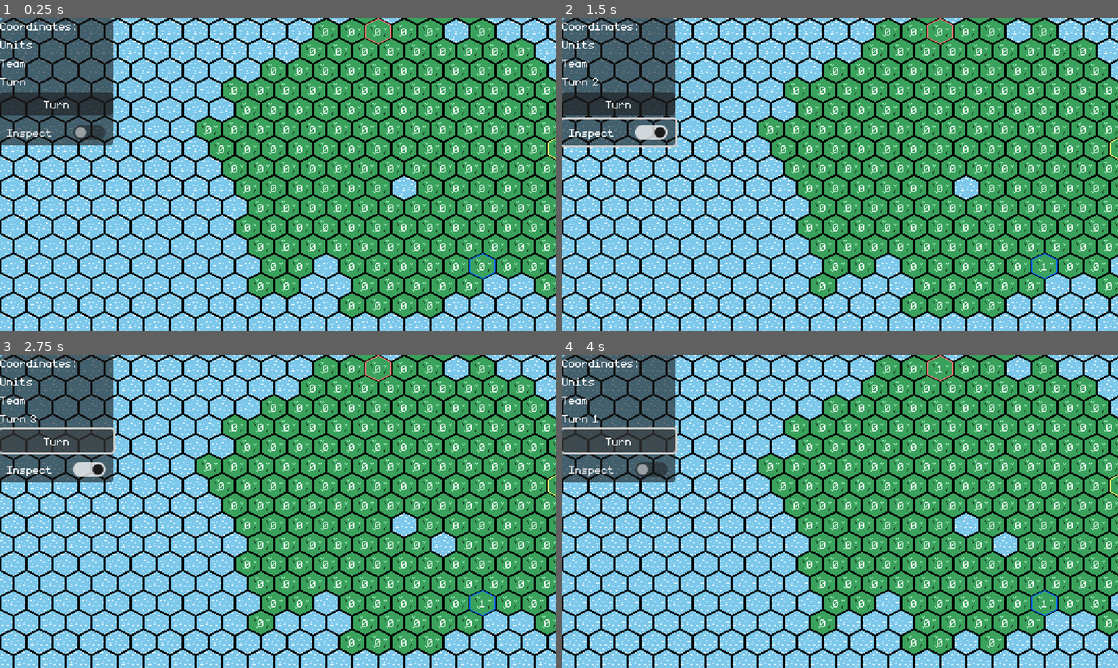
Above: before the commit, frames 1-4 (two rows, left to right).
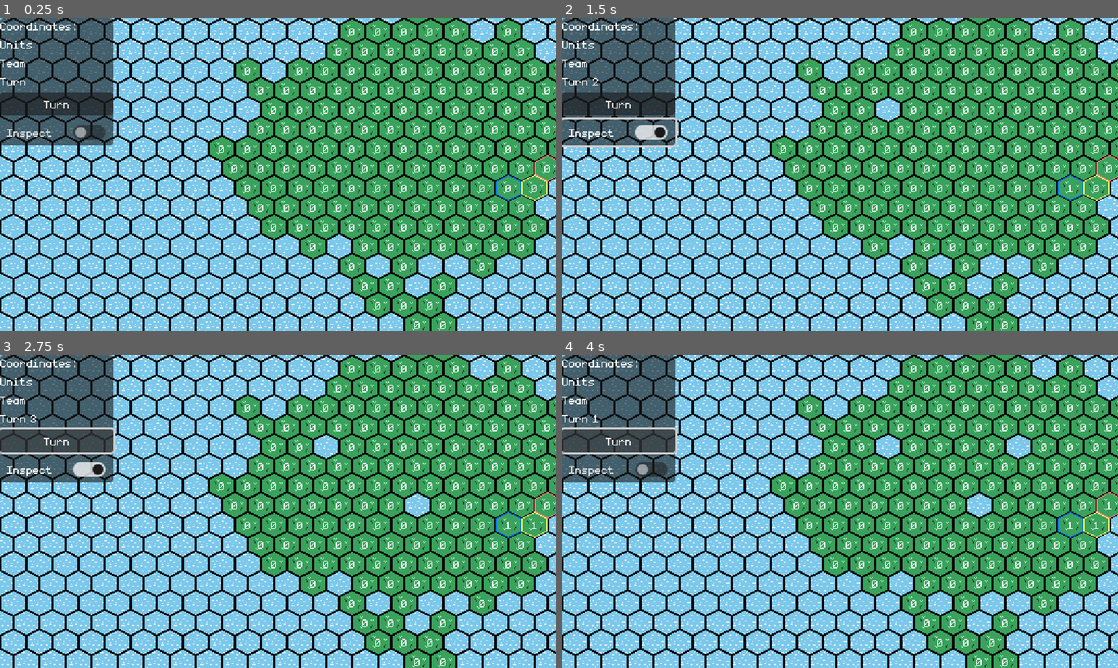
Above: after the commit, the same moments.

Repository: feored/LD54
Game: Godot game, scene res://scenes/main.tscn
Two runs of this game, one before a commit and one after it. Both use one fixed random seed, a clock stepped at 60 frames per second and the inputs below.
Inputs:
- Up to frame 1 (0.25 s): no input
- Up to frame 2 (1.5 s): click "Turn" at 0.5 s; click "Inspect" at 1.25 s
- Up to frame 3 (2.75 s): click "Turn" at 2 s
- Up to frame 4 (4 s): click "Inspect" at 2.75 s; click "Turn" at 3.5 s

The runs differ from the first frame. In frame 1, 8.5% of the frame differs, in the area x 35-100%, y 0-100%; in frame 2, 8.5%; in frame 3, 9.0%; in frame 4, 9.5%.

Commit message:
fix camera and island size

Diff:
--- a/constants.gd
+++ b/constants.gd
@@ -2,7 +2,8 @@
 
 const TILE_SIZE = 24
 const WORLD_CENTER = Vector2i(512 / 24 / 2, 288 / 24 / 2)
-const WORLD_BOUNDS = Vector2i(20, 15)
+const WORLD_BOUNDS = Vector2i(15, 10)
+const WORLD_CAMERA_BOUNDS = Vector2i(25, 20)
 
 const TILE_GRASS = 1
 const TILE_WATER = 0
--- a/scenes/camera/Camera2D.gd
+++ b/scenes/camera/Camera2D.gd
@@ -3,7 +3,7 @@
 const edge = 24
 const step = 2
 
-const limit = 72
+const limit = 240
 
 @onready var viewport_size = get_viewport().content_scale_size
 
--- a/scenes/main.gd
+++ b/scenes/main.gd
@@ -48,7 +48,7 @@
 		update_display()
 		return
 	var current_team = self.teams[self.turn]
-	if (clicked_tile != null && clicked_tile.team == current_team):
+	if (clicked_tile != null and clicked_tile.team == current_team):
 		if (new_clicked_tile.team == current_team):
 			if (clicked_tile.units > 1):
 				new_clicked_tile.set_units(new_clicked_tile.units +  clicked_tile.units -1)
--- a/utils.gd
+++ b/utils.gd
@@ -32,4 +32,7 @@
 			return TileSet.CELL_NEIGHBOR_BOTTOM_RIGHT_SIDE;
 
 func is_in_world(cell):
-	return cell.x > -Constants.WORLD_BOUNDS.x && cell.x < Constants.WORLD_BOUNDS.x && cell.y > -Constants.WORLD_BOUNDS.y && cell.y < Constants.WORLD_BOUNDS.y
+	return cell.x > -Constants.WORLD_BOUNDS.x + Constants.WORLD_CENTER.x \
+	and cell.x < Constants.WORLD_BOUNDS.x + Constants.WORLD_CENTER.x \
+	and cell.y > -Constants.WORLD_BOUNDS.y + Constants.WORLD_CENTER.y \
+	and cell.y < Constants.WORLD_BOUNDS.y + Constants.WORLD_CENTER.y
--- a/world/gen.gd
+++ b/world/gen.gd
@@ -4,6 +4,7 @@
 
 var tile = preload("res://world/tile.tscn")
 var tiles = {}
+var regions = {}
 
 func spawn_cell(coords, team):
 	if tiles.has(coords):
@@ -18,13 +19,13 @@
 func _ready():
 	tile_water();
 	const n_tiles_max = Constants.WORLD_BOUNDS.x * Constants.WORLD_BOUNDS.y * 4
-	const n_tiles_min = round(n_tiles_max * 0.15);
+	const n_tiles_target = round(n_tiles_max * 0.25);
 	spawn_cell(Constants.WORLD_CENTER, Constants.NO_TEAM);
 	var used_cells_coords = self.tiles.keys();
-	while ((used_cells_coords.size() < n_tiles_min)):
+	while ((used_cells_coords.size() < n_tiles_target)):
 		var cell_coords = used_cells_coords[randi() % used_cells_coords.size()]
 		var neighbor = self.get_neighbor_cell(cell_coords, Utils.choose_random_direction());
-		if (Utils.is_in_world(neighbor) && ! self.tiles.has(neighbor)):
+		if (Utils.is_in_world(neighbor) and not self.tiles.has(neighbor)):
 			spawn_cell(neighbor, Constants.NO_TEAM)
 			used_cells_coords = self.tiles.keys();
 	set_team_start()
@@ -43,8 +44,8 @@
 	return self.map_to_local(coords)
 
 func tile_water():
-	for i in range(-Constants.WORLD_BOUNDS.x, Constants.WORLD_BOUNDS.x):
-		for j in range(-Constants.WORLD_BOUNDS.y, Constants.WORLD_BOUNDS.y):
+	for i in range(-Constants.WORLD_CAMERA_BOUNDS.x, Constants.WORLD_CAMERA_BOUNDS.x):
+		for j in range(-Constants.WORLD_CAMERA_BOUNDS.y, Constants.WORLD_CAMERA_BOUNDS.y):
 			self.set_cell(0, Vector2i(Constants.WORLD_CENTER.x + i, Constants.WORLD_CENTER.y + j), 0, Vector2i(0, 0), 0)
 
 func set_team_start():
Not shown: 1 places in scenes/main.tscn that only renumber resources
Not shown: 1 places in world/tile.tscn that only renumber resources
